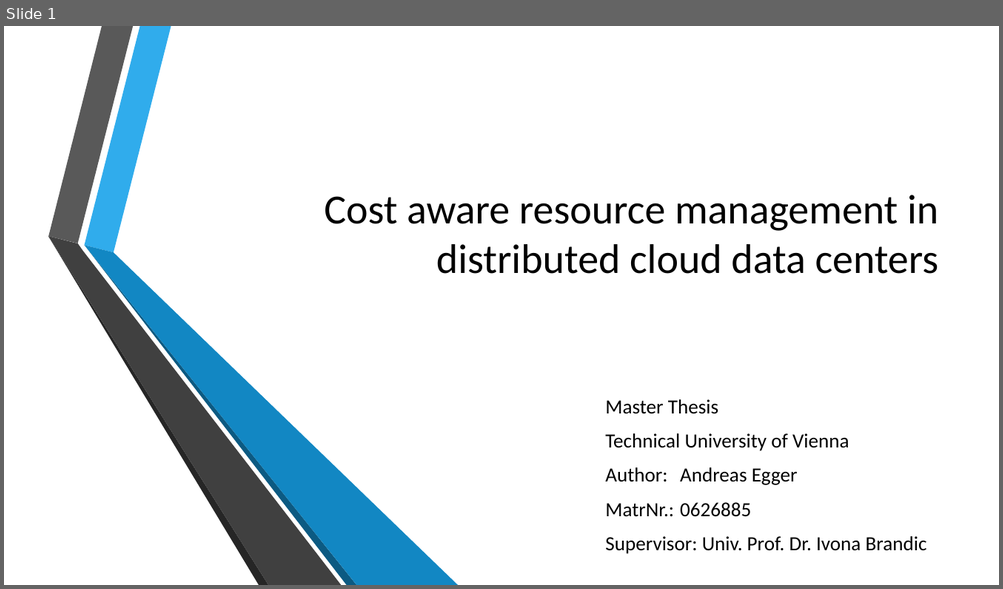
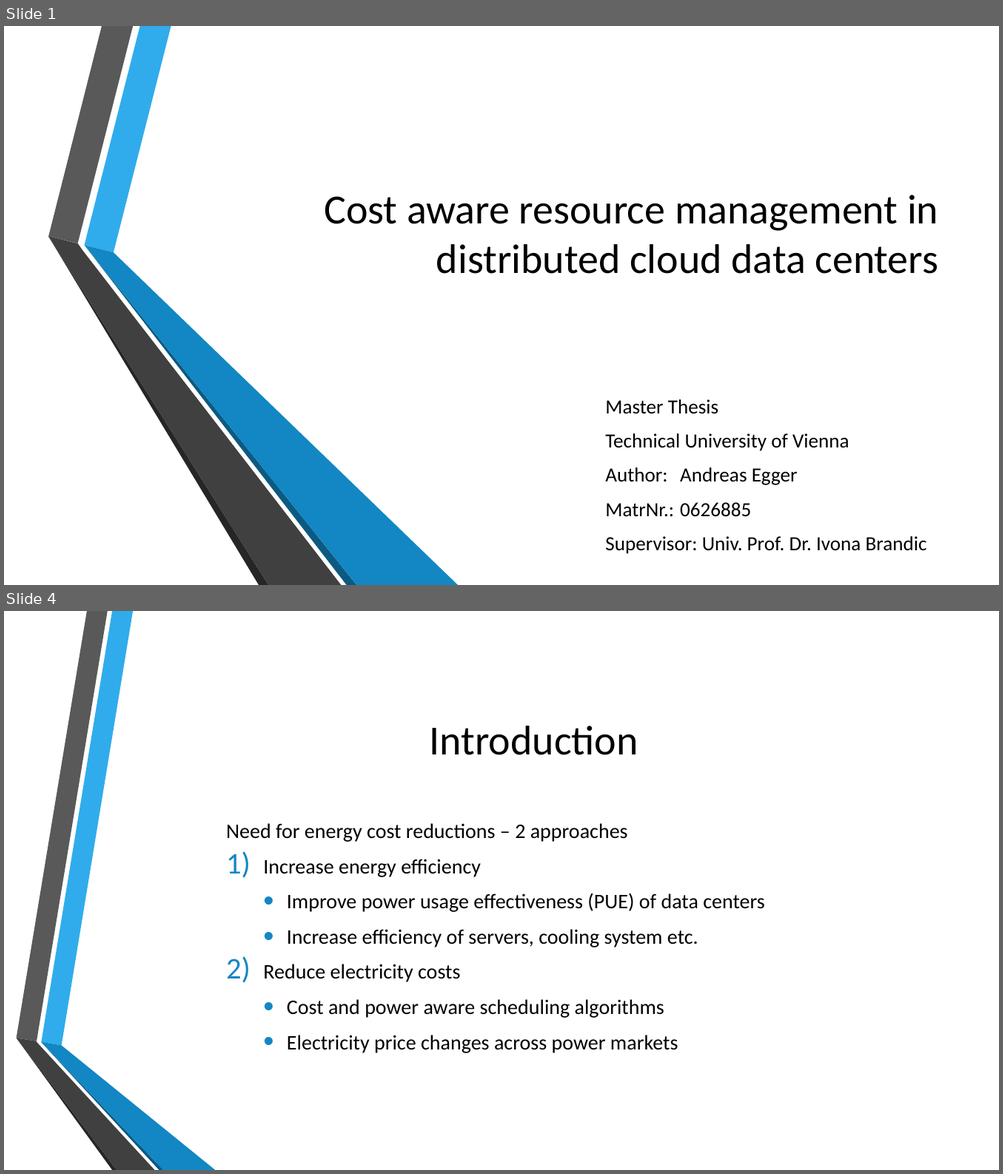
Before and after one commit to and2egg/diploma-thesis, a slide deck: Presentation/Cost aware resource management in distributed cloud data centers.pptx. Shown one above the other, each under a label of ours: slide 1 before the commit, slides 1 and 4 after it; the slides between them are not shown. The pictures are 1003x589 and 1003x1174 pixels, drawn with LibreOffice and Linux fonts; fonts in the diff are those of the drawing; background and template pictures are left out. Boxes give left, top, right and bottom in pixels: in the first picture for what was removed or moved away, otherwise in the second. Text is boxed around its words. In the diff, an @@ line names an element or a change of style, - is before the commit and + after.

```diff
--- a/Presentation/Cost aware resource management in distributed cloud data centers.pptx
+++ b/Presentation/Cost aware resource management in distributed cloud data centers.pptx
@@ slide 4 added at (x1=4, y1=611, x2=999, y2=1170), background picture (left out) @@
@@ title added at (x1=430, y1=726, x2=638, y2=755), 40 pt, text #000000 @@
+Introduction
@@ text added at (x1=226, y1=823, x2=765, y2=1054), 20 pt, text #000000 @@
+  Need for energy cost reductions – 2 approaches
+  1) Increase energy efficiency
+    • Improve power usage effectiveness (PUE) of data centers
+    • Increase efficiency of servers, cooling system etc.
+  2) Reduce electricity costs
+    • Cost and power aware scheduling algorithms
+    • Electricity price changes across power markets
@@ group added at (x1=16, y1=611, x2=215, y2=1170): 6 freeform shapes @@
```
Also in this commit, not shown: 1 slide changed, 23 other slides added, 1 slide removed, 36 other files.
